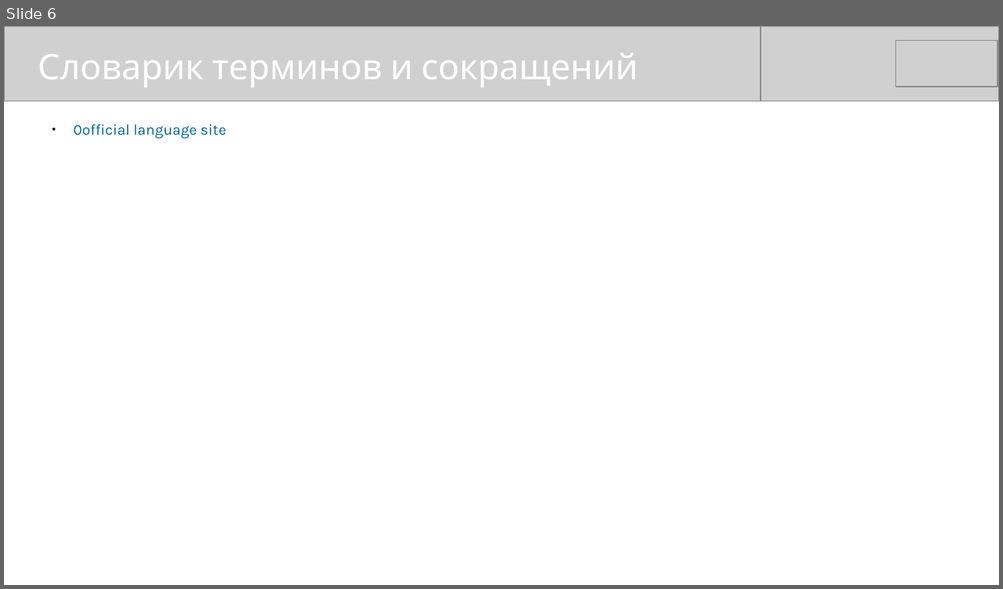
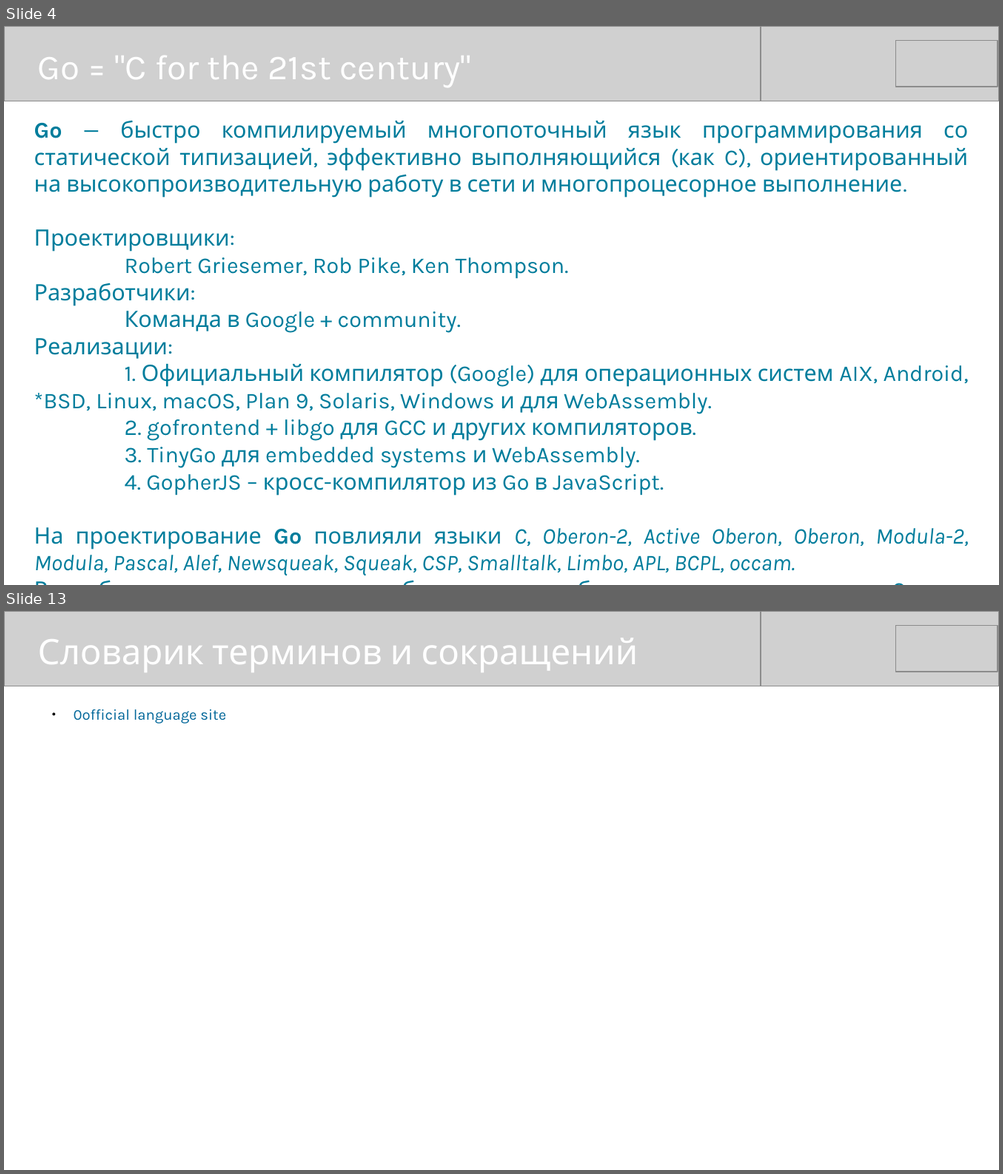
Before and after one commit to mike-shock/Go_language, a slide deck: Go_Intro.odp. Shown one above the other, each under a label of ours: slide 6 before the commit, slides 4 and 13 after it; the slides between them are not shown. The pictures are 1003x589 and 1003x1174 pixels, drawn with LibreOffice and Linux fonts; fonts in the diff are those of the drawing; grey boxes stand for pictures. Boxes give left, top, right and bottom in pixels: in the first picture for what was removed or moved away, otherwise in the second. Text is boxed around its words. In the diff, an @@ line names an element or a change of style, - is before the commit and + after.

```diff
--- a/Go_Intro.odp
+++ b/Go_Intro.odp
@@ slide 4 added at <box>4,26,999,585</box>, background #FFFFFF @@
@@ picture added at <box>4,26,760,101</box> @@
@@ picture added at <box>242,26,999,101</box> @@
@@ picture added at <box>896,41,998,87</box> @@
@@ text added at <box>38,56,470,87</box>, 28 pt, text #FFFFFF @@
+Go = "C for the 21st century"
@@ text added at <box>34,120,968,577</box>, 18 pt, text #007D9C @@
+Go — быстро компилируемый многопоточный язык программирования со статической типизацией, эффективно выполняющийся (как C), ориентированный на высокопроизводительную работу в сети и многопроцесорное выполнение.
+Проектировщики:
+Robert Griesemer, Rob Pike, Ken Thompson.
+Разработчики:
+Команда в Google + community.
+Реализации:
+1. Официальный компилятор (Google) для операционных систем AIX, Android, *BSD, Linux, macOS, Plan 9, Solaris, Windows и для WebAssembly.
+2. gofrontend + libgo для GCC и других компиляторов.
+3. TinyGo для embedded systems и WebAssembly.
+4. GopherJS – кросс-компилятор из Go в JavaScript.
+На проектирование Go повлияли языки C, Oberon-2, Active Oberon, Oberon, Modula-2, Modula, Pascal, Alef, Newsqueak, Squeak, CSP, Smalltalk, Limbo, APL, BCPL, occam.
+Разработчиков первоначально объединило их общее недовольство языком C++.
@@ what was slide 6 is now slide 13 @@
```
Also in this commit, not shown: 5 slides changed, 6 other slides added, 5 other files.
